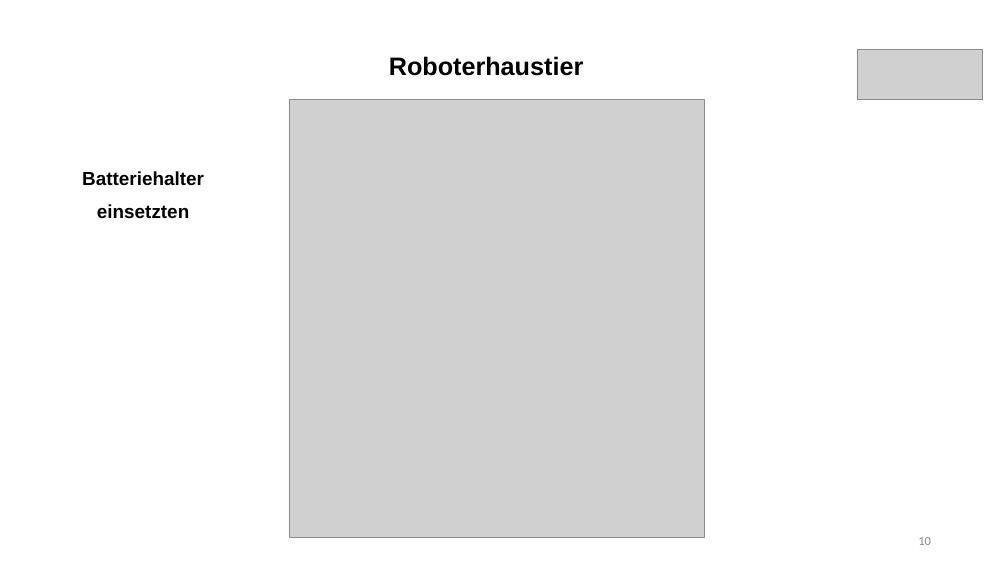
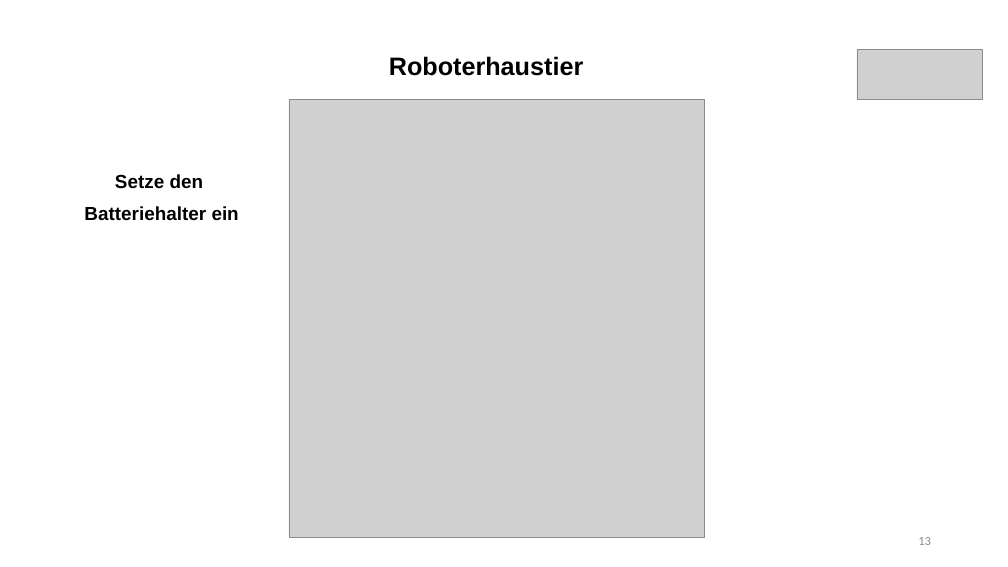
Before and after one commit to frankyhub/Egone, a slide deck: slide 13 of pdf/Roboterhaustier.pptx (slide 10 before the commit). Drawn at 1008x567 pixels with LibreOffice and Linux fonts; fonts in the diff are those of the drawing; grey boxes stand for pictures. Boxes give left, top, right and bottom in pixels: in the first picture for what was removed or moved away, otherwise in the second. Text is boxed around its words. In the diff, an @@ line names an element or a change of style, - is before the commit and + after.

```diff
--- a/pdf/Roboterhaustier.pptx
+++ b/pdf/Roboterhaustier.pptx
@@ text at <box>84,174,239,221</box>: text changed @@
-Batteriehalter
-einsetzten
+Setze den
+Batteriehalter ein
@@ page number at <box>918,537,931,545</box>: text changed @@
-10
+13
```
Also in this commit, not shown: 3 other slides changed, 3 slides added, 6 other files.
